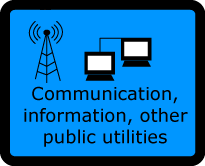
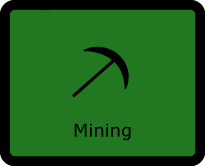
Layer changes from the first 205 x 166 image to the second:
hid "Layer 16" over (24, 21, 188, 147)
showed "Layer 17", moved it above "Layer 1" over (72, 46, 131, 141)
painted on "Layer 4" over (10, 9, 196, 157)
